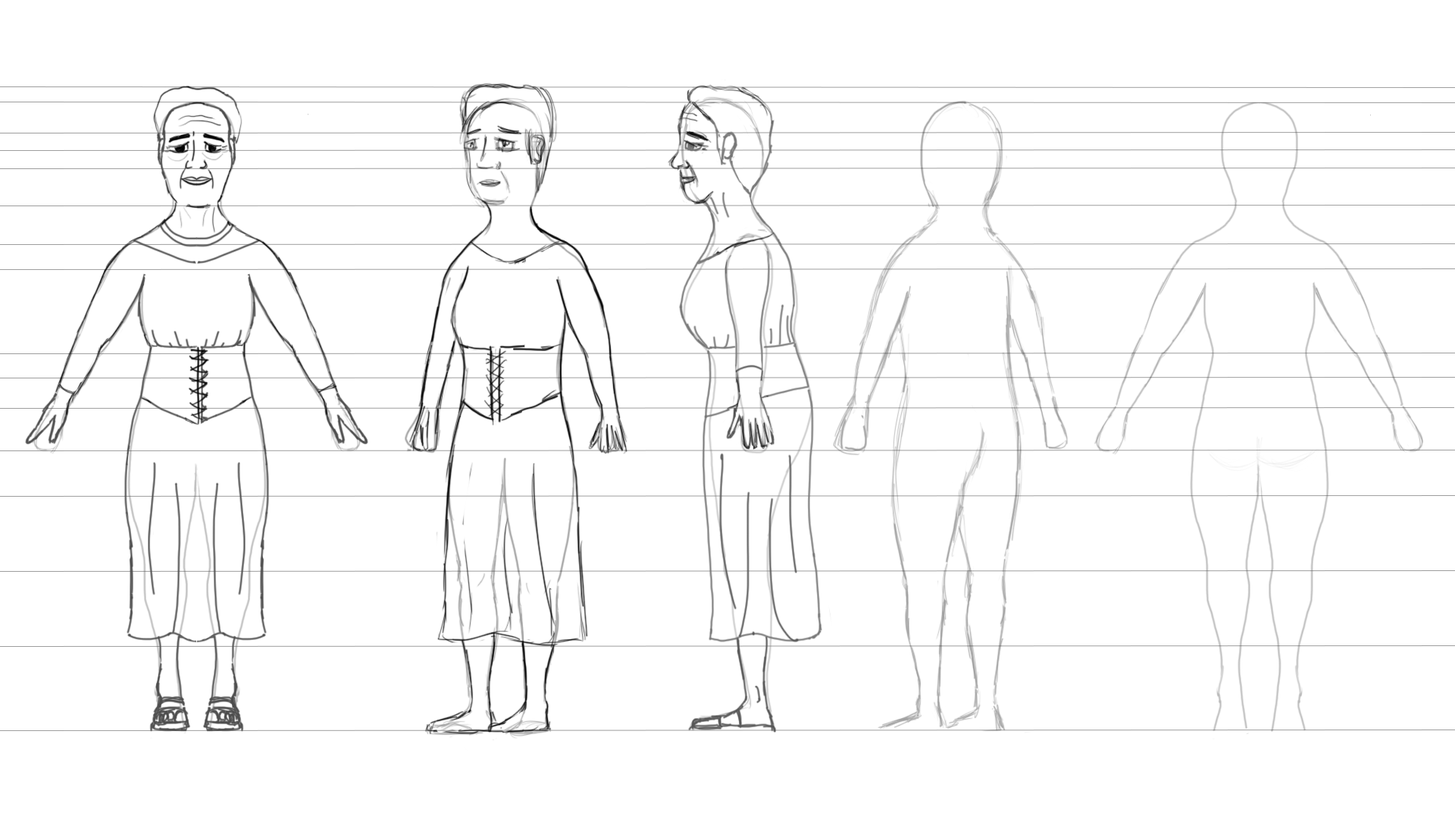
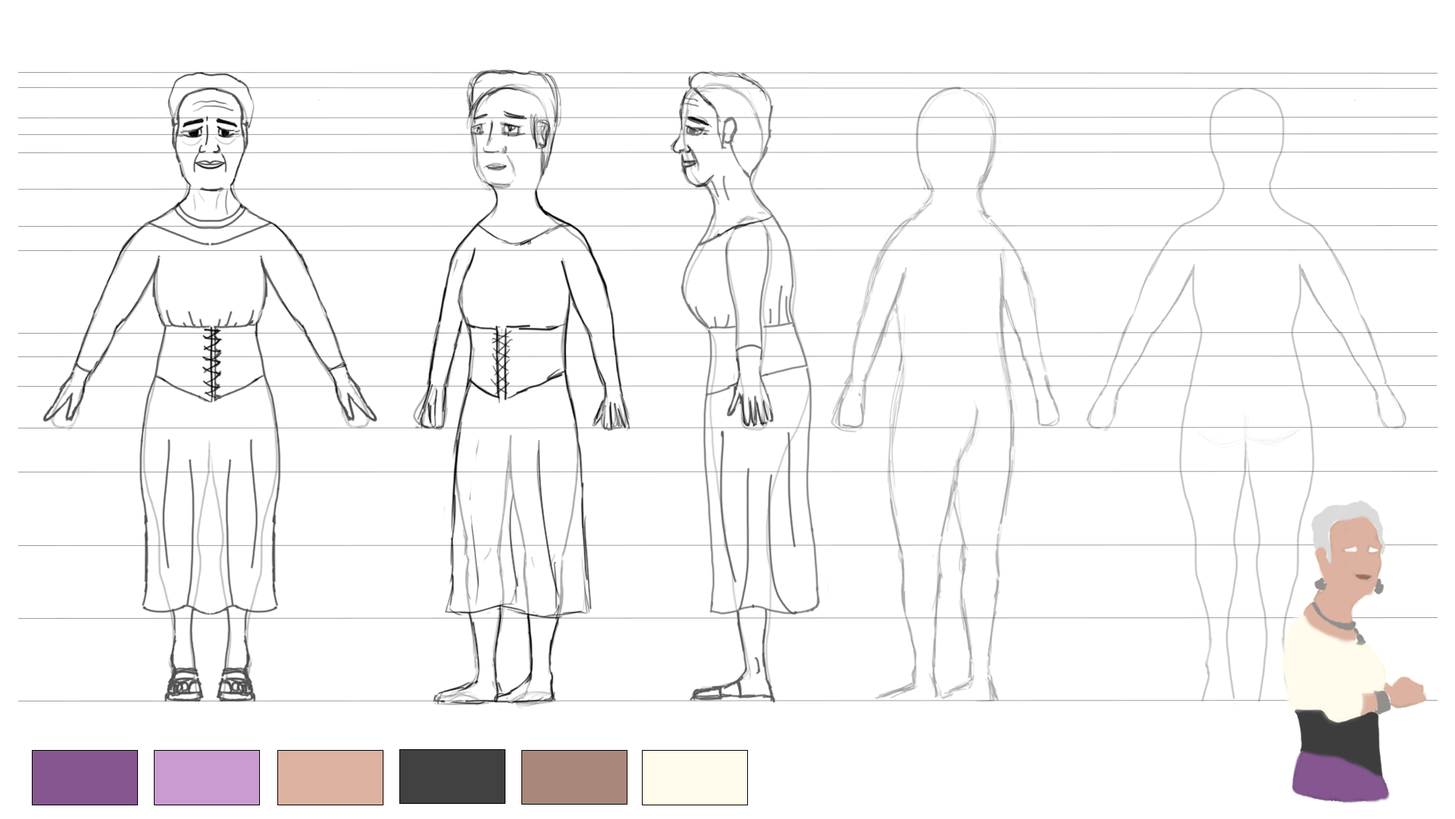
The second 1455 x 819 image is a revision of the first. Changes to its layers:
added layer "couleurs_02" above "Group 2" over bbox(1277, 499, 1429, 805)
added group "Group 2" with 6 layers above "Group 1" over bbox(31, 748, 749, 805)
painted on "Layer 3" over bbox(408, 68, 632, 751)
painted on "front_brouillon" over bbox(24, 71, 379, 733)
painted on "side_left_brouillon" over bbox(667, 65, 833, 733)
painted on "silhouette3/4" over bbox(829, 85, 1320, 733)
painted on "silhouette1/4" over bbox(395, 82, 628, 741)
painted on "silhouette_back" over bbox(1085, 87, 1425, 740)
painted on "silhouette_front" over bbox(31, 87, 371, 739)
painted on "silhouette_side" over bbox(679, 81, 815, 733)
painted on "Line 16" over bbox(0, 133, 1455, 151)
painted on "Line 15" over bbox(0, 151, 1455, 170)
painted on "Line 14" over bbox(0, 355, 1455, 379)
painted on "Line 13" over bbox(0, 385, 1455, 409)
painted on "Line 12" over bbox(0, 699, 1455, 731)
painted on "Line 11" over bbox(0, 616, 1455, 647)
painted on "Line 10" over bbox(0, 470, 1455, 497)
painted on "Line 9" over bbox(0, 426, 1455, 452)
painted on "Line 8" over bbox(0, 544, 1455, 572)
painted on "Line 7" over bbox(0, 331, 1455, 354)
painted on "Line 6" over bbox(0, 249, 1455, 270)
painted on "Line 5" over bbox(0, 225, 1455, 245)
painted on "Line 4" over bbox(0, 187, 1455, 207)
painted on "Line 3" over bbox(0, 116, 1455, 134)
…and 8 more changes (6 added, 2 painted)
